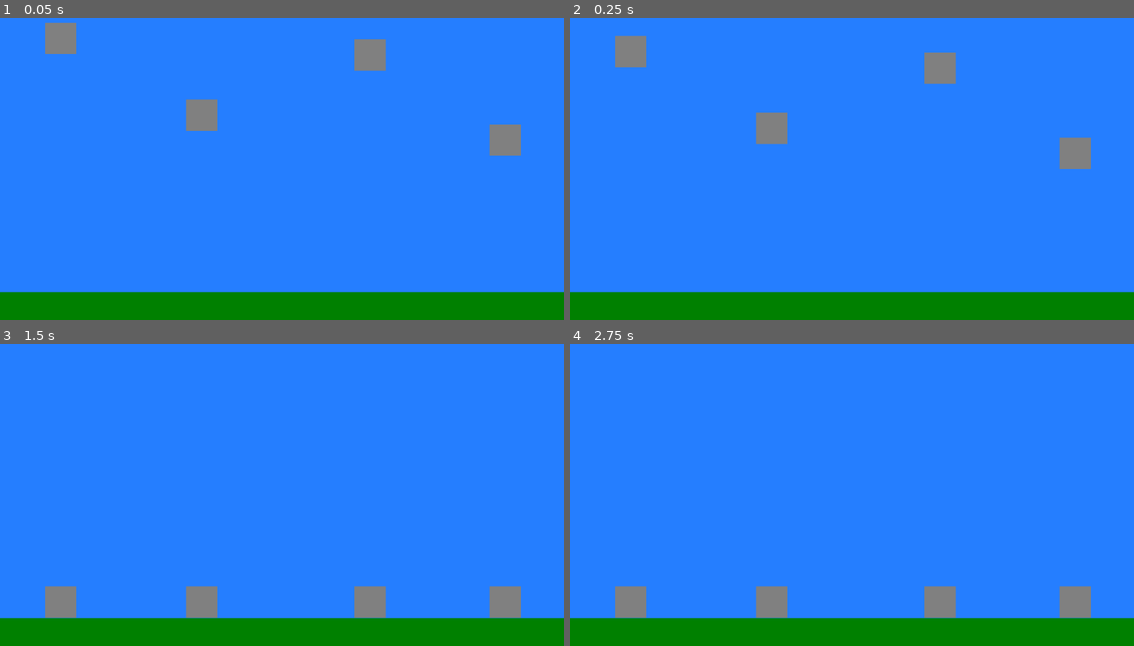
Above: before the commit, frames 1-4 (two rows, left to right).
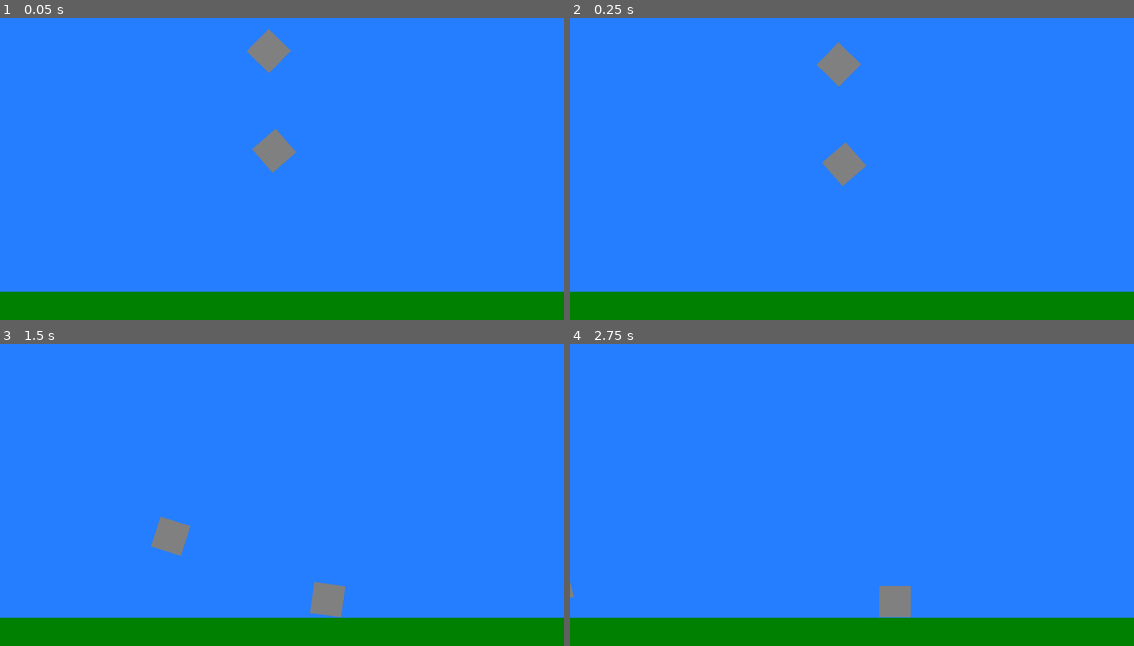
Above: after the commit, the same moments.

Repository: PabloValentin94/Conceitos_Godot
Game: Godot game, scene res://World.tscn
The game is run twice, just before and just after one commit, with the same random seed, the same clock (stepped at 60 frames per second) and the same inputs.
Inputs:
- Up to frame 1 (0.05 s): no input
- Up to frame 2 (0.25 s): no input
- Up to frame 3 (1.5 s): no input
- Up to frame 4 (2.75 s): no input

The runs differ from the first frame. In frame 1, 3.7% of the frame differs, in the area x 0-100%, y 1-91%; in frame 2, 3.8%, in the area x 0-100%, y 5-91%; in frame 3, 3.8%; in frame 4, 3.2%.

Commit message:
Testando propriedades físicas de um corpo (Friction, Rough, Bounce e Absorbent.).

Diff:
--- a/World.tscn
+++ b/World.tscn
@@ -1,10 +1,14 @@
-[gd_scene load_steps=3 format=3 uid="uid://b3drf3ohalvb1"]
+[gd_scene load_steps=4 format=3 uid="uid://b3drf3ohalvb1"]
 
 [sub_resource type="RectangleShape2D" id="RectangleShape2D_uair6"]
 size = Vector2(1162, 64)
 
 [sub_resource type="RectangleShape2D" id="RectangleShape2D_bto4x"]
 size = Vector2(64, 64)
+
+[sub_resource type="PhysicsMaterial" id="PhysicsMaterial_l7dqn"]
+friction = 0.0
+bounce = 10.0
 
 [node name="World" type="Node2D"]
 
@@ -16,10 +20,9 @@
 color = Color(0.145098, 0.494118, 1, 1)
 
 [node name="Floor" type="StaticBody2D" parent="."]
-position = Vector2(343, 164)
+position = Vector2(575, 621)
 
 [node name="CollisionShape2D" type="CollisionShape2D" parent="Floor"]
-position = Vector2(232, 458)
 shape = SubResource("RectangleShape2D_uair6")
 
 [node name="ColorRect" type="ColorRect" parent="Floor/CollisionShape2D"]
@@ -31,9 +34,10 @@
 metadata/_edit_use_anchors_ = true
 
 [node name="Rock" type="RigidBody2D" parent="."]
+position = Vector2(560, 301)
+rotation = 0.856043
 
 [node name="CollisionShape2D" type="CollisionShape2D" parent="Rock"]
-position = Vector2(124, 71)
 shape = SubResource("RectangleShape2D_bto4x")
 
 [node name="ColorRect" type="ColorRect" parent="Rock/CollisionShape2D"]
@@ -45,9 +49,11 @@
 metadata/_edit_use_anchors_ = true
 
 [node name="Rock2" type="RigidBody2D" parent="."]
+position = Vector2(549, 97)
+rotation = 0.771258
+physics_material_override = SubResource("PhysicsMaterial_l7dqn")
 
 [node name="CollisionShape2D" type="CollisionShape2D" parent="Rock2"]
-position = Vector2(412, 228)
 shape = SubResource("RectangleShape2D_bto4x")
 
 [node name="ColorRect" type="ColorRect" parent="Rock2/CollisionShape2D"]
@@ -57,31 +63,3 @@
 offset_bottom = 32.0
 color = Color(0.501961, 0.501961, 0.501961, 1)
 metadata/_edit_use_anchors_ = true
-
-[node name="Rock3" type="RigidBody2D" parent="."]
-
-[node name="CollisionShape2D" type="CollisionShape2D" parent="Rock3"]
-position = Vector2(756, 105)
-shape = SubResource("RectangleShape2D_bto4x")
-
-[node name="ColorRect" type="ColorRect" parent="Rock3/CollisionShape2D"]
-offset_left = -32.0
-offset_top = -32.0
-offset_right = 32.0
-offset_bottom = 32.0
-color = Color(0.501961, 0.501961, 0.501961, 1)
-metadata/_edit_use_anchors_ = true
-
-[node name="Rock4" type="RigidBody2D" parent="."]
-
-[node name="CollisionShape2D" type="CollisionShape2D" parent="Rock4"]
-position = Vector2(1032, 279)
-shape = SubResource("RectangleShape2D_bto4x")
-
-[node name="ColorRect" type="ColorRect" parent="Rock4/CollisionShape2D"]
-offset_left = -32.0
-offset_top = -32.0
-offset_right = 32.0
-offset_bottom = 32.0
-color = Color(0.501961, 0.501961, 0.501961, 1)
-metadata/_edit_use_anchors_ = true
